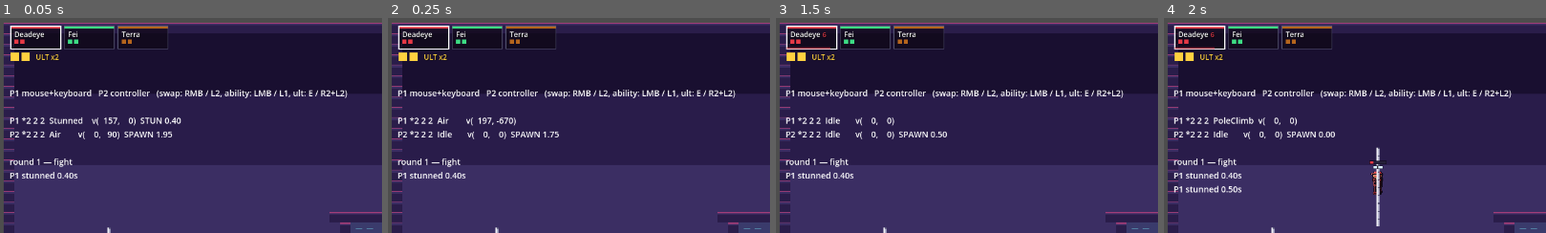
Above: before the commit, frames 1-4 (left to right).
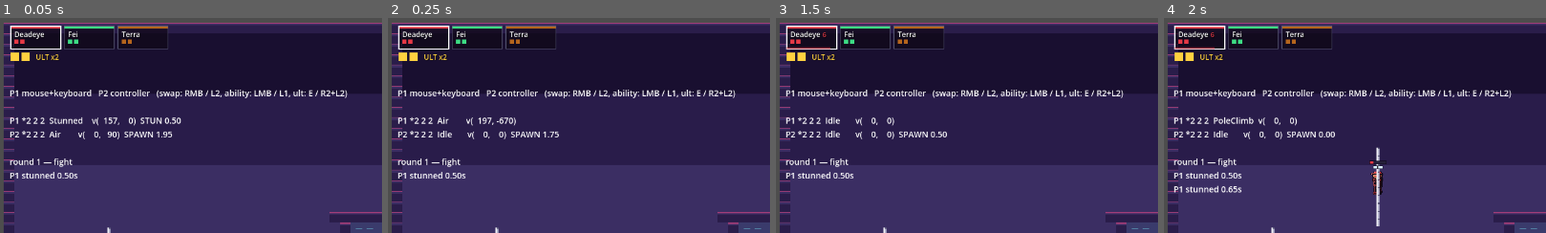
Above: after the commit, the same moments.

Repository: evanli02/stomp-fight-prototype
Game: Godot game, scene res://tests/terrain_harness.tscn
Two runs of this game, one before a commit and one after it. Both use one fixed random seed, a clock stepped at 60 frames per second and the inputs below. This scene is started directly instead of the project's main scene.
Inputs (mouse positions are % of the whole screen's width and height, from its top left):
- Up to frame 1 (0.05 s): no input
- Up to frame 2 (0.25 s): no input
- Up to frame 3 (1.5 s): move the mouse to (72, 45) at 0.52 s; hold D 0.53-1.25 s; tap Shift at 0.6 s; click (72, 45) at 0.67 s; tap Space (p0_jump) at 0.77 s; drag from (30, 55) to (75, 86) at 1.27 s
- Up to frame 4 (2 s): no input
The pictures show only the part of the screen within x 0-50%, y 0-50%; the shares and areas given below are measured in that part.

The runs differ from the first frame. In frame 1, less than 0.1% of the frame differs, in the area x 16-47%, y 46-75%; in frame 2, less than 0.1%; in frame 3, less than 0.1%; in frame 4, less than 0.1%, in the area x 16-20%, y 72-82%.

Commit message:
tune(heroes): debuff pass, dive-dash nerf, Slip anchor, Sai swing, Terra slab
SLIP: the anchor is now a visible pulsing diamond with a countdown arc, and the
rewind runs at 4200 (was 2400). An invisible anchor made the ability unreadable
for both players — neither Slip nor her opponent could see where the rewind was
going to end.

SAI: grapple range 300 -> 460. The swing drives at 1.6x gravity so a swing
outruns a run instead of lagging behind one, and entry speed is now AMPLIFIED
1.35x into the arc rather than merely carried — arriving fast and converting it
is the reward for hitting a moving grapple. Jump-off bonus 1.08 -> 1.15.

TERRA: fracture slab 44x30 -> 64x76, blast radius 110 -> 230, and it now leaves
a fading travel trail so the path it carved stays readable after it passes.

DEBUFFS, all up. Stun table +25% across the board (bolt 0.8 -> 1.0, supernova
1.0 -> 1.3, keystone/explosion 0.5 -> 0.65, stun line 0.4 -> 0.5, duel 0.3 ->
0.38); stomp_stun_time is deliberately NOT in that sweep, because it is the core
mechanic rather than an ability. Non-stun durations roughly doubled: slash 3.5
-> 7, EMP 3 -> 6, fracture slow 3 -> 6.5 and impair 2.2 -> 5, teleporter 2 -> 4.
Slows are 30% more effective, computed on the REDUCTION rather than the
multiplier: 1 - (1-old)*1.3, so slash 0.55 -> 0.415, EMP 0.5 -> 0.35, teleporter
0.6 -> 0.48, fracture 0.85 -> 0.805.

DEBUFF INDICATORS: every apply_* now carries a source tag, and DebuffMarks draws
one badge per active source over the player. Distinguished by SHAPE first —
slash, lightning kink, bars, ring — so they survive colourblindness, with colour
as the fast read. The tags had to live on the player: by the time a debuff is
sitting on someone, the ability that applied it is long gone.

DIVE DASH nerfed: a straight-down air dash keeps only 30% of its reach and pays
no post-dash speed boost. Down-diagonals are untouched, so dive angles still
work — the nerf is aimed at the single cheapest stomp approach, not at diving.

Three harness fixes, all test-side: a shadowed variable name, a dash-recharge
timer surviving reset_at and handing back a charge mid-check, and a debuff test
that cleared state 0.13s BEFORE Kid's telegraphed EMP actually detonated.

Movement 72, combat 41, match 134, terrain 24 — 271 checks, zero script errors.

Co-Authored-By: Claude Opus 5 <noreply@anthropic.com>

Diff:
--- a/src/config/combat_config.gd
+++ b/src/config/combat_config.gd
@@ -17,13 +17,16 @@
 ## earned the stomp is gone by the time the check runs (DESIGN 3.1).
 @export var stomp_fall_memory_time: float = 0.12
 
+## Stun table (DESIGN 5.4). Every entry is an ability, ultimate, or hazard stun
+## — stomp_stun_time above is the core mechanic and is deliberately NOT tuned
+## with them.
 @export_group("Stun table (DESIGN 5.4)")
-@export var stun_duel_loss: float = 0.3
-@export var stun_deadeye_bolt: float = 0.8
-@export var stun_line: float = 0.4
-@export var stun_explosion: float = 0.5
-@export var stun_nova_ult: float = 1.0
-@export var stun_mason_ult_block: float = 0.5
+@export var stun_duel_loss: float = 0.38
+@export var stun_deadeye_bolt: float = 1.0
+@export var stun_line: float = 0.5
+@export var stun_explosion: float = 0.65
+@export var stun_nova_ult: float = 1.3
+@export var stun_mason_ult_block: float = 0.65
 
 @export_group("Spawn")
 @export var spawn_protection_time: float = 2.0  ## or until first action
--- a/src/config/combat_config.tres
+++ b/src/config/combat_config.tres
@@ -10,10 +10,10 @@
 stomp_attacker_bounce = -420.0
 stomp_min_relative_fall_speed = 120.0
 stomp_fall_memory_time = 0.12
-stun_duel_loss = 0.3
-stun_deadeye_bolt = 0.8
-stun_line = 0.4
-stun_explosion = 0.5
-stun_nova_ult = 1.0
-stun_mason_ult_block = 0.5
+stun_duel_loss = 0.38
+stun_deadeye_bolt = 1.0
+stun_line = 0.5
+stun_explosion = 0.65
+stun_nova_ult = 1.3
+stun_mason_ult_block = 0.65
 spawn_protection_time = 2.0
--- a/src/config/movement_config.gd
+++ b/src/config/movement_config.gd
@@ -47,6 +47,13 @@
 ## matters. Scaled with dash_distance so the absolute climb (~16px) holds while
 ## horizontal reach grows.
 @export var air_dash_up_mult: float = 0.22
+## Straight-DOWN airborne dashes are cut hard and grant no post-dash boost. A
+## cheap fast-fall is the strongest stomp approach in the game, and it should
+## cost something to line up. Diagonals are untouched — the nerf is aimed at the
+## one input, not at dive angles.
+@export var air_dash_down_mult: float = 0.3
+## |x| below this (with y downward) counts as "straight down".
+@export var air_dash_down_deadzone: float = 0.35
 @export var dash_boost_time: float = 0.4      ## raised speed cap after dash
 @export var dash_boost_cap_mult: float = 1.15
 
--- a/src/heroes/abilities/sai_grapple.gd
+++ b/src/heroes/abilities/sai_grapple.gd
@@ -3,7 +3,7 @@
 ## The pendulum itself lives in the Swing state; this just finds the anchor.
 ## A miss still costs the cooldown — hook shots are aimed, not free.
 
-@export var range: float = 300.0
+@export var range: float = 460.0
 
 func _execute(aim: Vector2) -> void:
 	var dir := aim_or_facing(aim)
--- a/src/heroes/abilities/sai_slash.gd
+++ b/src/heroes/abilities/sai_slash.gd
@@ -6,9 +6,9 @@
 
 @export var distance: float = 520.0
 @export var corridor: float = 34.0
-@export var slow_mult: float = 0.55
-@export var impair_mult: float = 0.35
-@export var debuff_time: float = 3.5
+@export var slow_mult: float = 0.415
+@export var impair_mult: float = 0.3
+@export var debuff_time: float = 7.0
 
 func _execute(aim: Vector2) -> void:
 	var dir := aim_or_facing(aim)
@@ -25,8 +25,8 @@
 		var along := clampf(offset.dot(dir), 0.0, from.distance_to(to))
 		if (offset - dir * along).length() > corridor:
 			continue
-		victim.apply_slow(slow_mult, debuff_time)
-		victim.apply_impairment(impair_mult, debuff_time)
+		victim.apply_slow(slow_mult, debuff_time, &"slash")
+		victim.apply_impairment(impair_mult, debuff_time, &"slash")
 
 	var trail := SlashTrail.new()
 	trail.from_point = from
--- a/src/heroes/abilities/slip_back.gd
+++ b/src/heroes/abilities/slip_back.gd
@@ -13,6 +13,7 @@
 var _anchor_pos: Vector2 = Vector2.ZERO
 var _anchor_age: float = 0.0
 var _trail: Array = []
+var _marker: SlipAnchor = null
 
 func _physics_process(delta: float) -> void:
 	super(delta)
@@ -22,6 +23,7 @@
 	if _anchor_age >= anchor_lifetime:
 		_anchor_active = false
 		_trail.clear()
+		_clear_marker()
 		return
 	_trail.append(player.global_position)
 
@@ -40,6 +42,7 @@
 		_anchor_active = false
 		var path := _trail.duplicate()
 		_trail.clear()
+		_clear_marker()
 		path.push_front(_anchor_pos)
 		player.request_state(&"Recall", {"path": path})
 		return
@@ -47,3 +50,15 @@
 	_anchor_age = 0.0
 	_anchor_pos = player.global_position
 	_trail = [player.global_position]
+	_clear_marker()
+	_marker = SlipAnchor.new()
+	_marker.global_position = _anchor_pos
+	_marker.duration = anchor_lifetime
+	if player.hero != null:
+		_marker.accent = player.hero.accent_color
+	player.spawn_effect(_marker)
+
+func _clear_marker() -> void:
+	if _marker != null and is_instance_valid(_marker):
+		_marker.queue_free()
+	_marker = null
--- a/src/heroes/effects/emp_wave.gd
+++ b/src/heroes/effects/emp_wave.gd
@@ -5,8 +5,8 @@
 ## into an EMP-locked scramble is an ult wasted.
 
 const DELAY: float = 0.6
-const SLOW_MULT: float = 0.5
-const DURATION: float = 3.0
+const SLOW_MULT: float = 0.35
+const DURATION: float = 6.0
 const FADE: float = 0.5
 
 var caster_team: int = -1
@@ -30,8 +30,8 @@
 			var p := t as Player
 			if p == null or p.team_id == caster_team:
 				continue
-			p.apply_slow(SLOW_MULT, DURATION)
-			p.apply_disrupt(DURATION)
+			p.apply_slow(SLOW_MULT, DURATION, &"emp")
+			p.apply_disrupt(DURATION, &"emp")
 	if _age >= DELAY + FADE:
 		queue_free()
 		return
--- a/src/heroes/effects/fracture_shot.gd
+++ b/src/heroes/effects/fracture_shot.gd
@@ -4,13 +4,13 @@
 ## The caught fall to the ground slowed and unable to dash or jump for a beat —
 ## grounded, in both senses. It cannot take a life (CLAUDE.md 1).
 
-const SIZE: Vector2 = Vector2(44, 30)
+const SIZE: Vector2 = Vector2(64, 76)
 const SPEED: float = 480.0
 const RANGE: float = 900.0
-const BLAST_RADIUS: float = 110.0
-const SLOW_MULT: float = 0.85
-const SLOW_TIME: float = 3.0
-const IMPAIR_TIME: float = 2.2
+const BLAST_RADIUS: float = 230.0
+const SLOW_MULT: float = 0.805
+const SLOW_TIME: float = 6.5
+const IMPAIR_TIME: float = 5.0
 
 var owner_team: int = -1
 var accent: Color = Color(0.71, 0.40, 0.11)
@@ -18,6 +18,8 @@
 var _travelled: float = 0.0
 var _area: Area2D
 var _dragged: Dictionary = {}
+## Where the slab has been, so the path it carved stays readable after it passes.
+var _trail: Array = []
 
 func launch(from: Player, dir: Vector2) -> void:
 	owner_team = from.team_id
@@ -48,6 +50,9 @@
 	var hit := space.intersect_ray(query)
 	global_position += motion
 	_travelled += motion.length()
+	_trail.append(global_position)
+	if _trail.size() > 26:
+		_trail.pop_front()
 
 	# Drag: caught enemies ride the slab. Sorted for deterministic multi-drag.
 	var bodies := _area.get_overlapping_bodies()
@@ -77,12 +82,18 @@
 			continue
 		# Dropped, slowed, and grounded: no dash, no jump, for a beat.
 		p.set_velocity_override(Vector2(0.0, 320.0))
-		p.apply_slow(SLOW_MULT, SLOW_TIME)
-		p.apply_impairment(0.0, IMPAIR_TIME)
+		p.apply_slow(SLOW_MULT, SLOW_TIME, &"fracture")
+		p.apply_impairment(0.0, IMPAIR_TIME, &"fracture")
 	queue_free()
 
 func _draw() -> void:
 	var half := SIZE * 0.5
+	# Travel trail, drawn in local space behind the slab.
+	for i in _trail.size():
+		var at := to_local(_trail[i])
+		var fade := float(i) / maxf(float(_trail.size()), 1.0)
+		draw_rect(Rect2(at - Vector2(half.x * 0.5, half.y), Vector2(half.x, SIZE.y)),
+			Color(accent.r, accent.g, accent.b, 0.05 + 0.22 * fade))
 	draw_rect(Rect2(-half, SIZE), Color(accent.r, accent.g, accent.b, 0.8))
 	draw_rect(Rect2(-half, SIZE), Color(1, 1, 1, 0.9), false, 2.0)
 	draw_rect(Rect2(Vector2(half.x - 6, -half.y), Vector2(6, SIZE.y)), Color(1, 1, 1, 0.7))
--- /dev/null
+++ b/src/heroes/effects/slip_anchor.gd
@@ -0,0 +1,34 @@
+class_name SlipAnchor extends Node2D
+## The visible marker for Slip's anchor. It is the whole reason the ability is
+## readable: without a mark on the ground, neither Slip nor her opponent can see
+## where the rewind goes, and a blink to an invisible point is unreadable for
+## both of them.
+##
+## Purely cosmetic — the ability owns the real anchor. This just watches the
+## clock it was handed and shows how much of it is left.
+
+var accent: Color = Color(0.18, 0.89, 0.90)
+var duration: float = 6.0
+var _age: float = 0.0
+
+func _process(delta: float) -> void:
+	_age += delta
+	if _age >= duration:
+		queue_free()
+		return
+	queue_redraw()
+
+func _draw() -> void:
+	var left: float = clampf(1.0 - _age / duration, 0.0, 1.0)
+	var pulse: float = 0.65 + 0.35 * sin(_age * 9.0)
+	# Diamond: distinct from every circular effect in the game at a glance.
+	var r := 9.0
+	var pts := PackedVector2Array([
+		Vector2(0, -r), Vector2(r, 0), Vector2(0, r), Vector2(-r, 0)])
+	draw_colored_polygon(pts, Color(accent.r, accent.g, accent.b, 0.22 * pulse))
+	for i in 4:
+		draw_line(pts[i], pts[(i + 1) % 4], Color(accent.r, accent.g, accent.b, pulse), 2.0)
+	# Time left, drawn as an arc so it reads without a number.
+	draw_arc(Vector2.ZERO, r + 4.0, -PI * 0.5, -PI * 0.5 + TAU * left, 24,
+		Color(1, 1, 1, 0.75 * pulse), 2.0)
+	draw_circle(Vector2.ZERO, 2.0, Color(1, 1, 1, pulse))
--- a/src/heroes/effects/teleporter_pad.gd
+++ b/src/heroes/effects/teleporter_pad.gd
@@ -7,10 +7,10 @@
 
 const PAD_SIZE: Vector2 = Vector2(34, 42)
 const DOWNTIME: float = 1.5
-const SLOW_MULT: float = 0.6
-const SLOW_TIME: float = 2.0
+const SLOW_MULT: float = 0.48
+const SLOW_TIME: float = 4.0
 const HASTE_MULT: float = 1.3
-const HASTE_TIME: float = 2.0
+const HASTE_TIME: float = 4.0
 
 var pair: TeleporterPad = null
 var owner_team: int = -1
@@ -49,7 +49,7 @@
 	if p.team_id == owner_team:
 		p.grant_speed_buff(HASTE_MULT, HASTE_TIME)
 	else:
-		p.apply_slow(SLOW_MULT, SLOW_TIME)
+		p.apply_slow(SLOW_MULT, SLOW_TIME, &"teleport")
 
 func _draw() -> void:
 	var half := PAD_SIZE * 0.5
--- a/src/player/player.gd
+++ b/src/player/player.gd
@@ -54,6 +54,10 @@
 var impair_mult: float = 1.0
 var impair_remaining: float = 0.0
 var disrupt_remaining: float = 0.0
+## What is currently debuffing this player: tag -> seconds remaining. Purely for
+## the status readout, but it has to be tracked here — by the time a debuff is
+## sitting on the player, the ability that applied it is long gone.
+var debuff_tags: Dictionary = {}
 ## 0 = normal ground, 1 = full ice. Terrain writes this every tick it applies and
 ## it decays back on its own, so an element never has to remember to clear it and
 ## a player who leaves the ice is never left slippery.
@@ -130,19 +134,27 @@
 	## Springs, portals, grapples: replaces velocity outright.
 	velocity = v
 
-func apply_slow(mult: float, dur: float) -> void:
+func apply_slow(mult: float, dur: float, tag: StringName = &"slow") -> void:
 	## Speed-cap multiplier < 1. Takes the strongest slow and the longest timer.
 	slow_mult = minf(slow_mult, clampf(mult, 0.1, 1.0))
 	slow_remaining = maxf(slow_remaining, dur)
-
-func apply_impairment(mult: float, dur: float) -> void:
+	mark_debuff(tag, dur)
+
+func apply_impairment(mult: float, dur: float, tag: StringName = &"impair") -> void:
 	## Scales jump, dash, and wall-jump strength. 0 disables them entirely.
 	impair_mult = minf(impair_mult, clampf(mult, 0.0, 1.0))
 	impair_remaining = maxf(impair_remaining, dur)
-
-func apply_disrupt(dur: float) -> void:
+	mark_debuff(tag, dur)
+
+func apply_disrupt(dur: float, tag: StringName = &"emp") -> void:
 	## EMP: no dash, no ability, no ultimate until it expires.
 	disrupt_remaining = maxf(disrupt_remaining, dur)
+	mark_debuff(tag, dur)
+
+func mark_debuff(tag: StringName, dur: float) -> void:
+	## Which SOURCE is on you, for the status icons. Longest timer wins, so a
+	## re-application refreshes rather than adding a second identical badge.
+	debuff_tags[tag] = maxf(debuff_tags.get(tag, 0.0), dur)
 
 func apply_freeze(duration: float) -> void:
 	## Stop dead in the air for a moment. Pairs with a stun so that when the
@@ -315,6 +327,7 @@
 	impair_mult = 1.0
 	impair_remaining = 0.0
 	disrupt_remaining = 0.0
+	debuff_tags.clear()
 	set_crouched(false)
 	_clear_duel_claim()
 	state_machine.change_state(&"Air")
@@ -468,6 +481,10 @@
 			impair_mult = 1.0
 	if disrupt_remaining > 0.0:
 		disrupt_remaining -= delta
+	for tag in debuff_tags.keys():
+		debuff_tags[tag] -= delta
+		if debuff_tags[tag] <= 0.0:
+			debuff_tags.erase(tag)
 	if not is_zero_approx(input.move.x) and stun_remaining <= 0.0:
 		# signi() takes an int, so a partly-deflected stick (0.7) truncated to 0
 		# and left facing at 0 — never negative, so the sprite never flipped.
--- a/src/player/player.tscn
+++ b/src/player/player.tscn
@@ -20,6 +20,7 @@
 [ext_resource type="Script" path="res://src/player/states/swing.gd" id="18"]
 [ext_resource type="Script" path="res://src/player/states/slam.gd" id="19"]
 [ext_resource type="Script" path="res://src/player/states/recall.gd" id="20"]
+[ext_resource type="Script" path="res://src/ui/debuff_marks.gd" id="21"]
 
 [sub_resource type="RectangleShape2D" id="body_shape"]
 size = Vector2(22, 34)
@@ -138,3 +139,6 @@
 
 [node name="Status" type="Node2D" parent="."]
 script = ExtResource("17")
+
+[node name="DebuffMarks" type="Node2D" parent="."]
+script = ExtResource("21")
--- a/src/player/states/dash.gd
+++ b/src/player/states/dash.gd
@@ -5,6 +5,9 @@
 
 var _remaining: float = 0.0
 var _velocity: Vector2 = Vector2.ZERO
+## A straight-down air dash forfeits the post-dash speed boost as well as most
+## of its distance.
+var _grants_boost: bool = true
 
 func enter(_params: Dictionary = {}) -> void:
 	player.consume_dash_charge()
@@ -20,7 +23,15 @@
 		distance = player.movement.dash_distance_wall
 	# Impairment (Sai's slash, Terra's fracture) shortens every dash variant.
 	distance *= maxf(player.impair_mult, 0.05)
-	_velocity = _resolve_direction() * (distance / player.movement.dash_duration)
+	var dir := _resolve_direction()
+	_grants_boost = true
+	if not on_surface and dir.y > 0.0 			and absf(dir.x) < player.movement.air_dash_down_deadzone:
+		# Straight down only. A dive dash is the best stomp approach there is, so
+		# the pure-input version is cut hard and pays no boost; aim it diagonally
+		# and it is untouched.
+		distance *= player.movement.air_dash_down_mult
+		_grants_boost = false
+	_velocity = dir * (distance / player.movement.dash_duration)
 	if not on_surface and _velocity.y < 0.0:
 		# Airborne dashes buy height at a heavy discount — a full-strength upward
 		# dash outclimbs the jump and flattens the whole vertical game (DESIGN 4.3).
@@ -31,7 +42,8 @@
 	_remaining -= delta
 	player.velocity = _velocity  # constant-velocity burst: gravity is suspended
 	if _remaining <= 0.0:
-		player.dash_boost_remaining = player.movement.dash_boost_time
+		if _grants_boost:
+			player.dash_boost_remaining = player.movement.dash_boost_time
 		machine.change_state(&"Run" if player.is_on_floor() else &"Air")
 
 func _resolve_direction() -> Vector2:
--- a/src/player/states/recall.gd
+++ b/src/player/states/recall.gd
@@ -7,7 +7,7 @@
 ## when the player was actually there, so it cannot tunnel anywhere the player
 ## could not have gone.
 
-const RETRACE_SPEED: float = 2400.0
+const RETRACE_SPEED: float = 4200.0
 
 var _path: Array = []          ## breadcrumbs, oldest (anchor) first
 var _index: int = 0            ## walked from the END back to 0
--- a/src/player/states/swing.gd
+++ b/src/player/states/swing.gd
@@ -10,7 +10,14 @@
 
 const MAX_REVERSALS: int = 2
 ## Jump off the rope: the swing's velocity, plus a little launch along it.
-const JUMP_BONUS: float = 1.08
+const JUMP_BONUS: float = 1.15
+## The rope pulls harder than gravity alone would — a swing should outrun a run,
+## not lag behind one.
+const DRIVE: float = 1.6
+## Speed carried into the hook is AMPLIFIED rather than merely kept: arriving
+## fast and converting it into a wider, faster arc is the whole reward for
+## hitting a moving grapple.
+const ENTRY_BOOST: float = 1.35
 
 var _anchor: Vector2 = Vector2.ZERO
 var _radius: float = 60.0
@@ -26,14 +33,14 @@
 	_theta = atan2(offset.x, offset.y)  # 0 = hanging straight down
 	# Carry the entry speed into the arc: project velocity onto the tangent.
 	var tangent := Vector2(cos(_theta), -sin(_theta))
-	_omega = player.velocity.dot(tangent) / _radius
+	_omega = (player.velocity.dot(tangent) * ENTRY_BOOST) / _radius
 	_reversals = 0
 	_last_sign = signf(_omega)
 	player.air_dash_locked = false
 
 func physics_update(delta: float) -> void:
 	# Pendulum: gravity pulls the bob back toward hanging straight down.
-	var alpha := -(player.movement.gravity / _radius) * sin(_theta)
+	var alpha := -(player.movement.gravity * DRIVE / _radius) * sin(_theta)
 	_omega += alpha * delta
 	_theta += _omega * delta
 
--- /dev/null
+++ b/src/ui/debuff_marks.gd
@@ -0,0 +1,60 @@
+class_name DebuffMarks extends Node2D
+## Distinct badges over a debuffed player, one per source. A player who cannot
+## tell WHY they are slowed cannot decide what to do about it: an EMP means wait,
+## a slash means you still have a dash, a fracture means you are stuck on the
+## floor. Same information, different answers — so they get different marks.
+##
+## Sibling of the sprite so it does not flip with facing.
+
+const HEIGHT_ABOVE_HEAD: float = -36.0
+const SIZE: float = 5.0
+const GAP: float = 12.0
+
+## tag -> [colour, shape]. Shape carries the meaning for colourblind players;
+## colour is the fast read for everyone else.
+const MARKS: Dictionary = {
+	&"slash": [Color(1, 0.43, 0.78), "slash"],
+	&"emp": [Color(1, 0.55, 0.18), "bolt"],
+	&"fracture": [Color(0.71, 0.40, 0.11), "chain"],
+	&"teleport": [Color(0.18, 0.89, 0.90), "ring"],
+	&"slow": [Color(0.75, 0.75, 0.85), "ring"],
+	&"impair": [Color(0.75, 0.75, 0.85), "chain"],
+}
+
+@onready var _player: Player = get_parent() as Player
+
+func _ready() -> void:
+	position.y = HEIGHT_ABOVE_HEAD
+	z_index = 11
+
+func _process(_delta: float) -> void:
+	queue_redraw()
+
+func _draw() -> void:
+	if _player == null or _player.debuff_tags.is_empty():
+		return
+	var tags: Array = _player.debuff_tags.keys()
+	tags.sort()   # stable order, so badges do not swap places frame to frame
+	var row_w := tags.size() * GAP
+	var x := -row_w * 0.5 + GAP * 0.5
+	for i in tags.size():
+		var tag: StringName = tags[i]
+		var entry: Array = MARKS.get(tag, [Color.WHITE, "ring"])
+		_draw_mark(Vector2(x + i * GAP, 0.0), entry[0], entry[1])
+
+func _draw_mark(at: Vector2, col: Color, shape: String) -> void:
+	# Dark plate behind every badge: these sit over a busy stage.
+	draw_circle(at, SIZE + 1.5, Color(0.05, 0.03, 0.09, 0.85))
+	match shape:
+		"slash":      # a cut: two quick strokes
+			draw_line(at + Vector2(-SIZE, SIZE), at + Vector2(SIZE, -SIZE), col, 2.0)
+			draw_line(at + Vector2(-SIZE * 0.4, SIZE), at + Vector2(SIZE, -SIZE * 0.2), col, 1.0)
+		"bolt":       # a lightning kink: tech is off
+			draw_line(at + Vector2(1.5, -SIZE), at + Vector2(-1.5, 0), col, 2.0)
+			draw_line(at + Vector2(-1.5, 0), at + Vector2(1.5, 0), col, 2.0)
+			draw_line(at + Vector2(1.5, 0), at + Vector2(-1.5, SIZE), col, 2.0)
+		"chain":      # bars: pinned to the ground
+			draw_line(at + Vector2(-SIZE, -2), at + Vector2(SIZE, -2), col, 2.0)
+			draw_line(at + Vector2(-SIZE, 2), at + Vector2(SIZE, 2), col, 2.0)
+		_:            # ring: a plain slow
+			draw_arc(at, SIZE, 0.0, TAU, 16, col, 2.0)
--- a/tests/match_harness.gd
+++ b/tests/match_harness.gd
@@ -361,6 +361,31 @@
 	check("the rewind arrives back at the anchor", returned,
 		"at=%s anchor=%s" % [_p1.global_position, anchor_at])
 
+	# Debuffs carry a source tag so the badges over a player can differ by cause.
+	MatchState.reset_round()
+	# Let every effect the sweep launched actually land first. Kid's EMP has a
+	# 0.6s telegraph, so clearing state immediately would be undone a moment
+	# later by a wave that had not detonated yet.
+	await step(60)
+	# Then wipe: those effects leave multi-second debuffs, and every apply_*
+	# takes the LONGER timer.
+	_p2.debuff_tags.clear()
+	_p2.disrupt_remaining = 0.0
+	_p2.slow_remaining = 0.0
+	_p2.slow_mult = 1.0
+	_p2.impair_remaining = 0.0
+	_p2.impair_mult = 1.0
+	_p2.apply_slow(0.5, 1.0, &"slash")
+	_p2.apply_disrupt(1.0, &"emp")
+	check("a debuff records its source", _p2.debuff_tags.has(&"slash")
+		and _p2.debuff_tags.has(&"emp"), "tags=%s" % [_p2.debuff_tags.keys()])
+	check("distinct sources get distinct badges",
+		DebuffMarks.MARKS[&"slash"][1] != DebuffMarks.MARKS[&"emp"][1])
+	await step(75)
+	check("debuff tags clear when they expire", _p2.debuff_tags.is_empty(),
+		"tags=%s" % [_p2.debuff_tags.keys()])
+	check("a cleared disrupt lets the player act again", _p2.disrupt_remaining <= 0.0)
+
 	await step(60)
 	check("no ability took a life",
 		MatchState.lives_of(0, MatchState.active_hero(0)) == lives_before[0]
--- a/tests/movement_harness.gd
+++ b/tests/movement_harness.gd
@@ -46,6 +46,9 @@
 	_player.velocity = Vector2.ZERO
 	_player.momentum_charge = 0.0
 	_player.dash_charges_left = _player.movement.dash_charges
+	# Also clear the pending recharge: a timer left mid-count from an earlier
+	# check will hand back a charge the moment the next one is spent.
+	_player.dash_recharge_remaining = 0.0
 	_player.air_dash_locked = false
 	_player.wall_jump_chain = 0
 	await step(settle)
@@ -277,6 +280,48 @@
 		await get_tree().physics_frame
 	await step(10)
 
+	# Straight down is the nerfed input: much shorter, and no post-dash boost.
+	# Diagonally down is deliberately untouched.
+	await reset_at(Vector2(300, 300))
+	press(&"jump")
+	await step(6)
+	release(&"jump")
+	press(&"move_down")
+	press(&"dash")
+	await step(3)
+	var down_speed := absf(_player.velocity.y)
+	release(&"dash")
+	release(&"move_down")
+	var flat := _player.movement.dash_distance / _player.movement.dash_duration
+	check("straight-down air dash is cut hard",
+		near(down_speed, flat * _player.movement.air_dash_down_mult, 20.0),
+		"vy=%.1f expected=%.1f" % [down_speed, flat * _player.movement.air_dash_down_mult])
+	var boosted: bool = await wait_for_dash_end()
+	check("a straight-down air dash grants no speed boost", not boosted,
+		"boost=%.2f" % _player.dash_boost_remaining)
+	while not _player.is_on_floor():
+		await get_tree().physics_frame
+	await step(10)
+
+	await reset_at(Vector2(300, 300))
+	press(&"jump")
+	await step(6)
+	release(&"jump")
+	press(&"move_down")
+	press(&"move_right")
+	press(&"dash")
+	await step(3)
+	var down_diag := _player.velocity
+	release(&"dash")
+	release(&"move_down")
+	release(&"move_right")
+	check("down-diagonal air dash keeps its full reach",
+		near(down_diag.length(), flat, 25.0),
+		"speed=%.1f expected=%.1f" % [down_diag.length(), flat])
+	while not _player.is_on_floor():
+		await get_tree().physics_frame
+	await step(10)
+
 	# Air dash: locks out the second consecutive airborne dash (DESIGN 4.3).
 	# Direction is pinned right into open floor — an air dash follows the
 	# movement input, and an unpinned one lands on the spawn ledge, clearing the
@@ -581,6 +626,14 @@
 		await get_tree().physics_frame
 	await step(20)
 
+## Run out the current dash and report whether it left a speed boost behind.
+func wait_for_dash_end() -> bool:
+	for i in 20:
+		await get_tree().physics_frame
+		if state() != "Dash":
+			return _player.dash_boost_remaining > 0.0
+	return _player.dash_boost_remaining > 0.0
+
 ## Height of whichever body shape is currently enabled.
 func _body_height() -> float:
 	var shape: CollisionShape2D = _player.body_shape_crouch if _player.crouched else _player.body_shape
Not shown, added: src/heroes/effects/slip_anchor.gd.uid
Not shown: 1 places in src/player/player.tscn that only renumber resources
Not shown, added: src/ui/debuff_marks.gd.uid
Not shown, changed: assets/STYLE_GUIDE.md
Not shown, changed: docs/DESIGN.md
